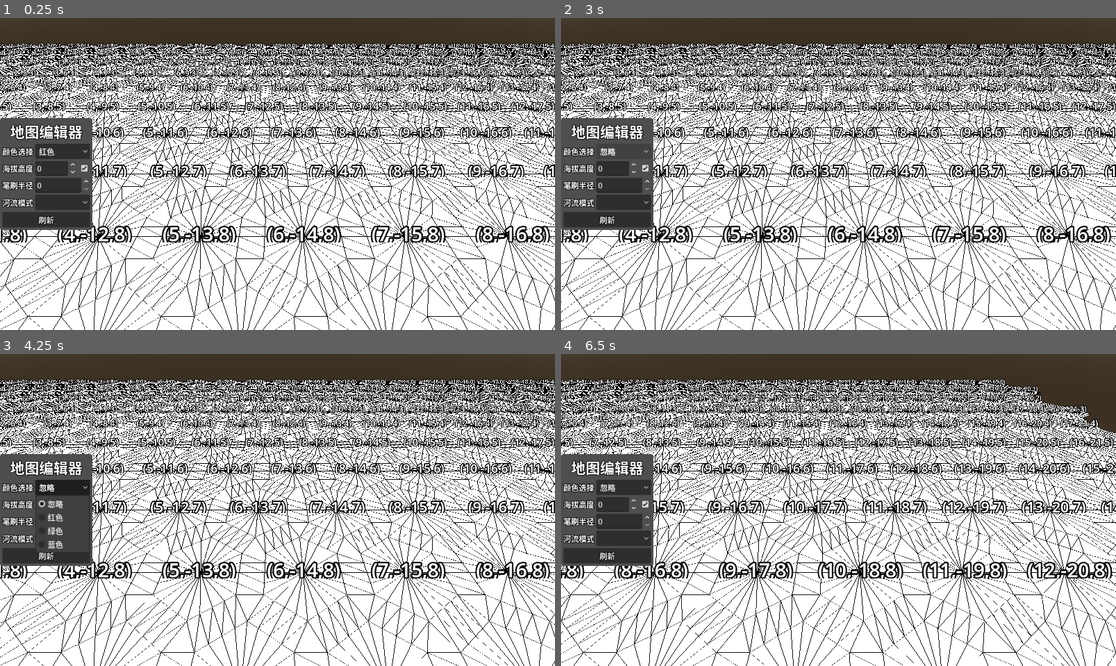
Above: before the commit, frames 1-4 (two rows, left to right).
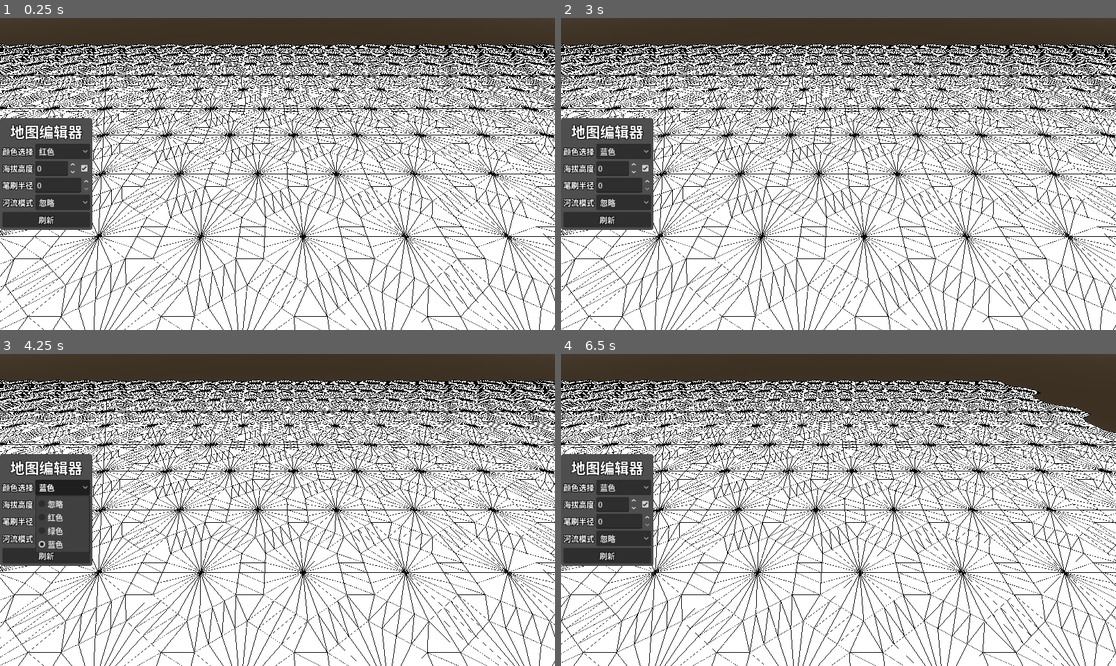
Above: after the commit, the same moments.

Repository: LiGameAcademy/godot_hex_map
Game: Godot game, scene res://scenes/main.tscn
Two runs of this game, one before a commit and one after it. Both use one fixed random seed, a clock stepped at 60 frames per second and the inputs below.
Inputs (mouse positions are in pixels of both pictures, inside the frame that each line leads up to):
- Up to frame 1 (0.25 s): no input
- Up to frame 2 (3 s): click "红色" at 0.5 s; click (644, 167) at 1.25 s; click "忽略" at 2 s; click "忽略" at 2.75 s
- Up to frame 3 (4.25 s): click "忽略" (after the commit: "蓝色") at 3.5 s
- Up to frame 4 (6.5 s): click "刷新" at 4.25 s; click (622, 538) at 5 s; tap Enter at 5.75 s; move the mouse to (960, 494) at 5.77 s; hold Right (ui_right) from 5.78 s (still down); tap 1 at 5.85 s; click (960, 494) at 5.92 s

The runs differ from the first frame. In frame 1, 8.4% of the frame differs, in the area x 0-100%, y 8-72%; in frame 2, 8.5%; in frame 3, 8.4%; in frame 4, 8.8%.

Commit message:
20-河流：格内拓扑三角剖分

Diff:
--- a/prefabs/hex_grid.gd
+++ b/prefabs/hex_grid.gd
@@ -103,4 +103,5 @@
 	label.position.y += 1
 	label.name = "cell_" + str(cell.coordinates)
 	label.set_meta("cell", cell)
+	label.hide()
 	return label
--- a/scripts/hex_cell.gd
+++ b/scripts/hex_cell.gd
@@ -66,13 +66,19 @@
 func opposite_direction(direction: HexDirection) -> HexDirection:
 	return (direction + 3) % 6 as HexDirection
 
+## 上一个方向
+func previous_direction(direction: HexDirection) -> HexDirection:
+	return posmod(int(direction) - 1, 6) as HexDirection
+
 ## 下一个方向
 func next_direction(direction: HexDirection) -> HexDirection:
-	return (direction + 1) % 6 as HexDirection
+	return posmod(int(direction) + 1, 6) as HexDirection
 
-## 上一个方向
-func previous_direction(direction: HexDirection) -> HexDirection:
-	return (direction - 1) % 6 as HexDirection
+func previous2_direction(direction: HexDirection) -> HexDirection:
+	return posmod(int(direction) + 4, 6) as HexDirection
+
+func next2_direction(direction: HexDirection) -> HexDirection:
+	return posmod(int(direction) + 2, 6) as HexDirection
 
 func get_edge_type(direction: HexDirection) -> HexMetrics.HexEdgeType:
 	var neighbor = get_neighbor(direction)
--- a/scripts/hex_mesh.gd
+++ b/scripts/hex_mesh.gd
@@ -28,25 +28,93 @@
 
 ## 三角化单个六边形网格
 func _triangulate_cell(cell: HexCell) -> void:
+	var center := cell.position
 	for i in range(6):
-		_triangulate_cell_part(cell, i)
-
-func _triangulate_cell_part(cell: HexCell, direction: int) -> void:
-	var center := cell.position
-	var v1 := center + HexMetrics.get_first_solid_corner(direction)
-	var v2 := center + HexMetrics.get_second_solid_corner(direction)
-
-	var edge := _make_edge(v1, v2, 0.2)
-
-	# 有河时：只压低中间顶点，形成斜壁沟槽
-	if cell.has_river_through_edge(direction):
-		edge[2].y = cell.stream_bed_y
-
+		var direction = i as HexCell.HexDirection
+		var corner1 := center + HexMetrics.get_first_solid_corner(direction)
+		var corner2 := center + HexMetrics.get_second_solid_corner(direction)
+		var edge := _make_edge(corner1, corner2)
+
+		if cell.has_river():
+			if cell.has_river_through_edge(direction):
+				edge[2].y = cell.stream_bed_y
+				if cell.has_river_begin_or_end():
+					_triangulate_river_begin_or_end(cell, direction, center, edge)
+				else:
+					_triangulate_with_river(cell, direction, center, edge)
+			else:
+				_triangulate_adjacent_to_river(cell, direction, center, edge)
+		else:
+			_triangulate_without_river(cell, direction, center, edge)
+
+		if direction <= HexCell.HexDirection.SE:
+			_triangulate_connection(cell, direction, edge)
+
+func _triangulate_with_river(cell: HexCell, direction: int, center: Vector3, edge: PackedVector3Array) -> void:
+	var opposite_direction := cell.opposite_direction(direction)
+	var next_direction := cell.next_direction(direction)
+	var previous_direction := cell.previous_direction(direction)
+
+	var center_left : Vector3; var center_right : Vector3
+
+	if cell.has_river_through_edge(opposite_direction):
+		# 直河
+		center_left = center + HexMetrics.get_first_solid_corner(cell.previous_direction(direction)) * 0.25
+		center_right = center + HexMetrics.get_second_solid_corner(cell.next_direction(direction)) * 0.25
+	elif cell.has_river_through_edge(next_direction):
+		center_left = center
+		center_right = center.lerp(edge[4], 2.0 / 3.0)
+	elif cell.has_river_through_edge(previous_direction):
+		center_left = center.lerp(edge[0], 2.0 / 3.0)
+		center_right = center
+	elif cell.has_river_through_edge(cell.next2_direction(direction)):
+		# 钝角
+		center_left = center
+		center_right = center + HexMetrics.get_solid_edge_middle(next_direction) * (HexMetrics.INNER_TO_OUTER * 0.5)
+	elif cell.has_river_through_edge(cell.previous2_direction(direction)):
+		# 钝角
+		center_left = center + HexMetrics.get_solid_edge_middle(previous_direction) * (HexMetrics.INNER_TO_OUTER * 0.5)
+		center_right = center
+	else:
+		center_left = center
+		center_right = center
+	center = center_left.lerp(center_right, 0.5)
+
+	var m1 : Vector3 = center_left.lerp(edge[0], 0.5)
+	var m2 : Vector3 = center_right.lerp(edge[-1], 0.5)
+	var ms : PackedVector3Array = _make_edge(m1, m2, 1.0 / 6.0)
+	center.y = cell.stream_bed_y
+	ms[2].y = cell.stream_bed_y
+
+	_triangulate_strip(ms, edge, cell.color, cell.color)
+
+	_add_triangle([center_left, ms[0], ms[1]], [cell.color, cell.color, cell.color])
+	_add_triangle([center_right, ms[3], ms[4]], [cell.color, cell.color, cell.color])
+	_add_quad([center_left, center, ms[1], ms[2]], [cell.color, cell.color, cell.color, cell.color])
+	_add_quad([center, center_right, ms[2], ms[3]], [cell.color, cell.color, cell.color, cell.color])
+
+func _triangulate_river_begin_or_end(cell: HexCell, _direction: int, center: Vector3, edge: PackedVector3Array) -> void:
+	var ms := _make_edge(center.lerp(edge[0], 0.5), center.lerp(edge[-1], 0.5))
+	ms[2].y = edge[2].y
+	_triangulate_strip(ms, edge, cell.color, cell.color)
+	_triangulate_fan(center, ms, cell.color)
+
+func _triangulate_adjacent_to_river(cell: HexCell, direction: HexCell.HexDirection, center: Vector3, edge: Array[Vector3]) -> void:
+	var next_direction := cell.next_direction(direction)
+	var previous_direction := cell.previous_direction(direction)
+	if cell.has_river_through_edge(next_direction):
+		if cell.has_river_through_edge(previous_direction):
+			center += HexMetrics.get_solid_edge_middle(direction) * (0.5 * HexMetrics.INNER_TO_OUTER)
+		elif cell.has_river_through_edge(cell.previous2_direction(direction)):
+			center += HexMetrics.get_first_solid_corner(direction) * 0.25
+	elif cell.has_river_through_edge(previous_direction) and cell.has_river_through_edge(cell.next2_direction(direction)):
+			center += HexMetrics.get_second_solid_corner(direction) * 0.25
+	var ms := _make_edge(center.lerp(edge[0], 0.5), center.lerp(edge[-1], 0.5))
+	_triangulate_strip(ms, edge, cell.color, cell.color)
+	_triangulate_fan(center, ms, cell.color)
+
+func _triangulate_without_river(cell: HexCell, _direction: int, center: Vector3, edge: PackedVector3Array) -> void:
 	_triangulate_fan(center, edge, cell.color)
-
-	#_add_quad([v1, v2, v3, v4], [cell.color, cell.color, bridge_color, bridge_color])
-	if direction <= HexCell.HexDirection.SE:
-		_triangulate_connection(cell, direction as HexCell.HexDirection, edge)
 
 func _triangulate_connection(cell: HexCell, dir_index: HexCell.HexDirection, edge: PackedVector3Array) -> void:
 	var neighbor := cell.get_neighbor(dir_index as HexCell.HexDirection)
@@ -58,7 +126,7 @@
 	var v3 := edge[0] + bridge
 	var v4 := edge[-1] + bridge
 
-	var edge2 := _make_edge(v3, v4, 0.2)
+	var edge2 := _make_edge(v3, v4)
 
 	# 有河时：只压低中间顶点，形成斜壁沟槽
 	if cell.has_river_through_edge(dir_index):
@@ -201,10 +269,13 @@
 		_add_quad([from[i], from[i + 1], to[i], to[i + 1]], colors)
 
 func _make_edge(a: Vector3, b: Vector3, outer_step: float = 0.25) -> PackedVector3Array:
-	var vs : PackedVector3Array
-	var count := 1 / outer_step
-	for i in range(count):
-		vs.append(a.lerp(b, i / (count - 1)))
+	var vs : PackedVector3Array = [
+		a,
+		a.lerp(b, outer_step),
+		a.lerp(b, 0.5),
+		a.lerp(b, (1 - outer_step)),
+		b
+	]
 	return vs
 
 func _terrace_lerp_edge(a: PackedVector3Array, b: PackedVector3Array, step: int) -> PackedVector3Array:
--- a/scripts/hex_metrics.gd
+++ b/scripts/hex_metrics.gd
@@ -7,9 +7,14 @@
 	CLIFF, 	## 悬崖
 }
 
+## 从外半径到内半径的转换因子
+const OUTER_TO_INNER: float = 0.866025404
+## 从内半径到外半径的转换因子
+const INNER_TO_OUTER: float = 1.0 / OUTER_TO_INNER
+## 定义外半径为 10 个单位
 const OUTER_RADIUS := 10.0
 # 根号3除以2 约等于 0.866025404
-const INNER_RADIUS := OUTER_RADIUS * 0.866025404
+const INNER_RADIUS := OUTER_RADIUS * OUTER_TO_INNER
 
 const CORNERS: Array[Vector3] = [
 	Vector3(0.0, 0.0, -OUTER_RADIUS),					## 上
@@ -61,6 +66,9 @@
 static func get_second_solid_corner(index: int) -> Vector3:
 	return CORNERS[index + 1] * SOLID_FACTOR
 
+static func get_solid_edge_middle(index: int) -> Vector3:
+	return (CORNERS[index] + CORNERS[index + 1]) * SOLID_FACTOR * 0.5
+
 ## 获取“从内角点走到边界中点”的偏移向量，用于构建边界桥梁
 static func get_bridge(index: int) -> Vector3:
 	return (CORNERS[index] + CORNERS[index + 1]) * BLEND_FACTOR
--- a/ui/hex_map_editor_panel.tscn
+++ b/ui/hex_map_editor_panel.tscn
@@ -129,6 +129,7 @@
 unique_name_in_owner = true
 layout_mode = 2
 size_flags_horizontal = 3
+selected = 0
 item_count = 3
 popup/item_0/text = "忽略"
 popup/item_0/id = 0
